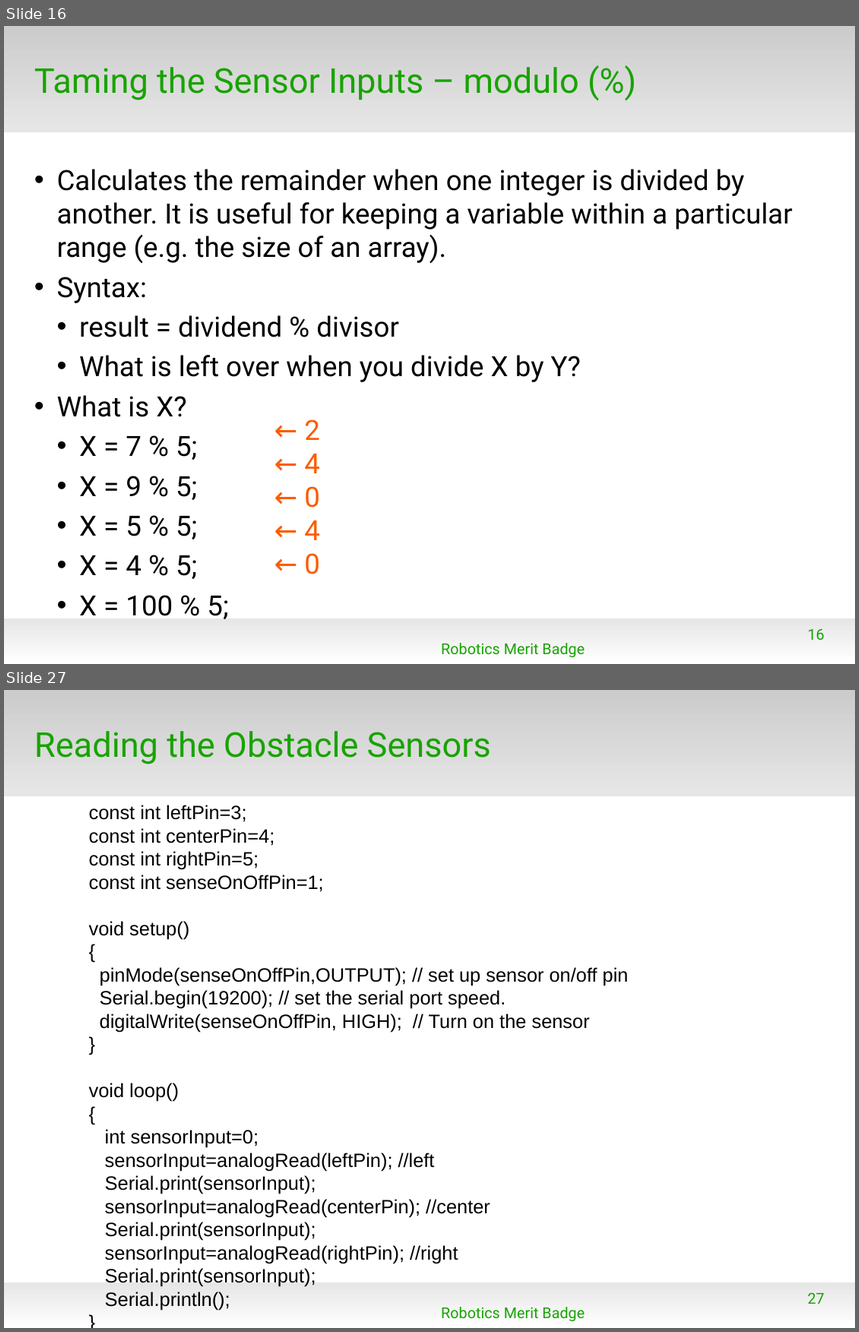
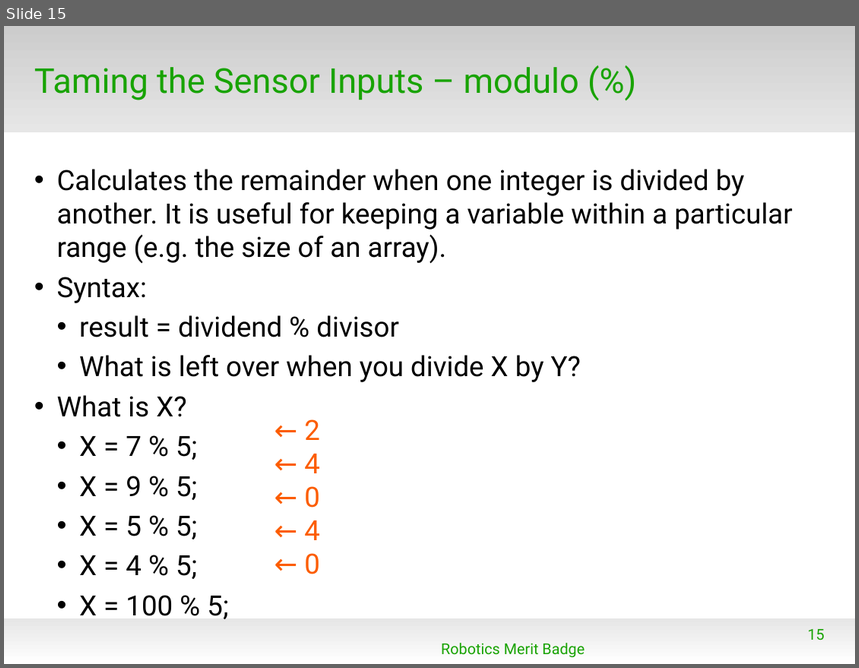
Before and after one commit to spiderman-2099/RoboticsMB, a slide deck: doc/RMB_Session3.odp. Shown one above the other, each under a label of ours: slides 16 and 27 before the commit, slide 15 after it; the slides between them are not shown. The pictures are 859x1332 and 859x668 pixels, drawn with LibreOffice and Linux fonts; fonts in the diff are those of the drawing; background and template pictures are left out. Boxes give left, top, right and bottom in pixels: in the first picture for what was removed or moved away, otherwise in the second. Text is boxed around its words. In the diff, an @@ line names an element or a change of style, - is before the commit and + after.

```diff
--- a/doc/RMB_Session3.odp
+++ b/doc/RMB_Session3.odp
@@ slide 27 removed at bbox=[4, 690, 855, 1328], background #FFFFFF; not listed: 2 template elements that a slide beside it also shows @@
@@ title removed at bbox=[34, 731, 491, 764] @@
-Reading the Obstacle Sensors
@@ text removed at bbox=[89, 805, 629, 1310] @@
-const int leftPin=3;
-const int centerPin=4;
-const int rightPin=5;
-const int senseOnOffPin=1;
-void setup()
-{
-pinMode(senseOnOffPin,OUTPUT); // set up sensor on/off pin
-Serial.begin(19200); // set the serial port speed.
-digitalWrite(senseOnOffPin, HIGH); // Turn on the sensor
-}
-void loop()
-{
-int sensorInput=0;
-sensorInput=analogRead(leftPin); //left
-Serial.print(sensorInput);
-sensorInput=analogRead(centerPin); //center
-Serial.print(sensorInput);
-sensorInput=analogRead(rightPin); //right
-Serial.print(sensorInput);
-Serial.println();
-}
@@ page number removed at bbox=[808, 1293, 825, 1304] @@
-27
@@ text removed at bbox=[441, 1307, 585, 1322] @@
-Robotics Merit Badge
@@ what was slide 16 is now slide 15 @@
@@ page number at bbox=[808, 629, 825, 640]: text changed @@
-16
+15
```
Also in this commit, not shown: 8 slides changed, 3 slides added, 7 other slides removed, 11 other files.
